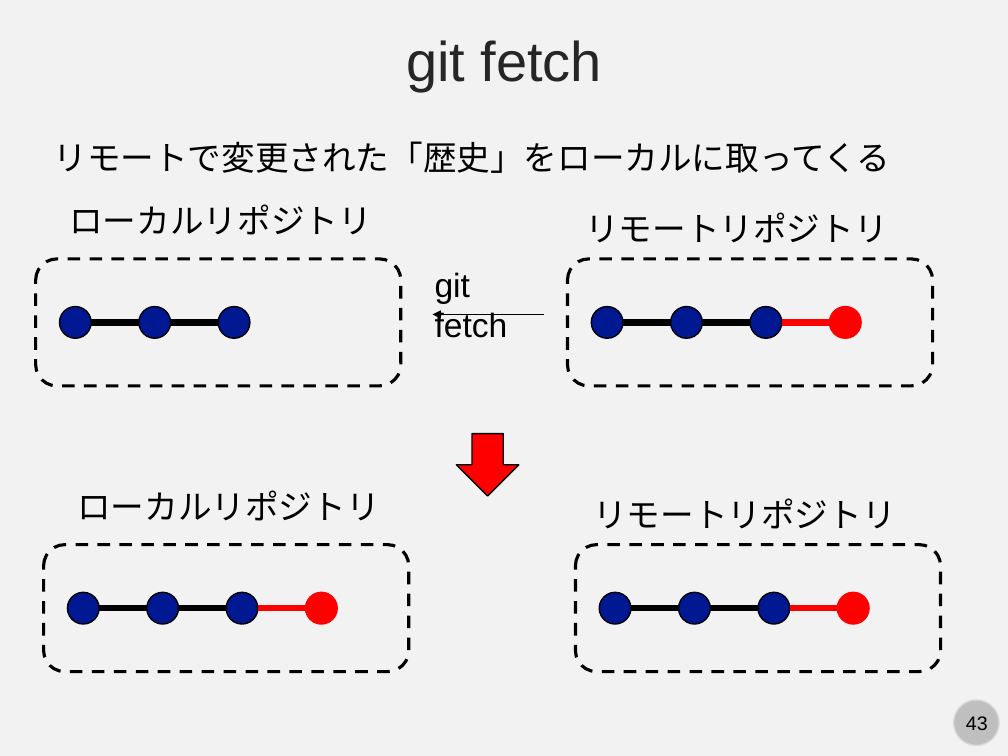
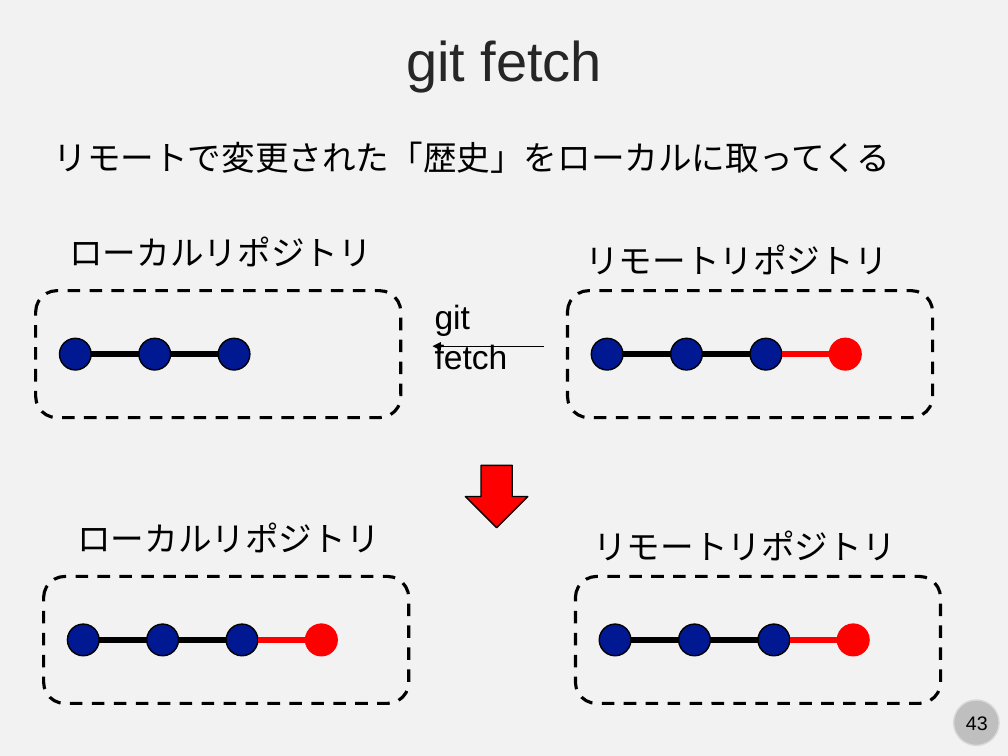
Before and after one commit to kaityo256/lab_startup, a slide deck: slide 43 of git/fig/start_git.pptx. Drawn at 1008x756 pixels with LibreOffice and Linux fonts; fonts in the diff are those of the drawing. Boxes give left, top, right and bottom in pixels: in the first picture for what was removed or moved away, otherwise in the second. Text is boxed around its words. In the diff, an @@ line names an element or a change of style, - is before the commit and + after.

```diff
--- a/git/fig/start_git.pptx
+++ b/git/fig/start_git.pptx
@@ right arrow moved from (x1=457, y1=433, x2=519, y2=496) to (x1=466, y1=466, x2=528, y2=528) @@
@@ 7 ellipses, 2 rounded rectangles, 1 arrow moved together from (x1=43, y1=306, x2=940, y2=671) to (x1=43, y1=339, x2=940, y2=704) @@
@@ 11 lines, 8 ellipses, 5 texts, 2 rounded rectangles moved together from (x1=35, y1=204, x2=932, y2=624) to (x1=35, y1=236, x2=932, y2=655) @@
```
Also in this commit, not shown: 13 other slides changed, 1 other file.
